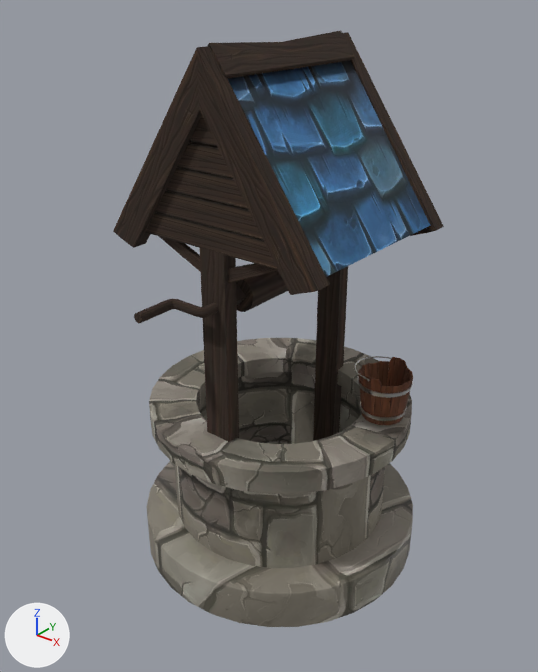
What one commit did to the FBX model Eldoria/Assets/Models/Farm/Poço.fbx.
Rendered twice from a 50 mm lens placed at (-7.16, 25.94, 7.28), pointed at (-12.58, 32.72, 3.08). Every picture has the same lights, and +X, +Y and +Z are marked at lower left. Where no turn or scale is listed for an object, it has been applied to the vertices.
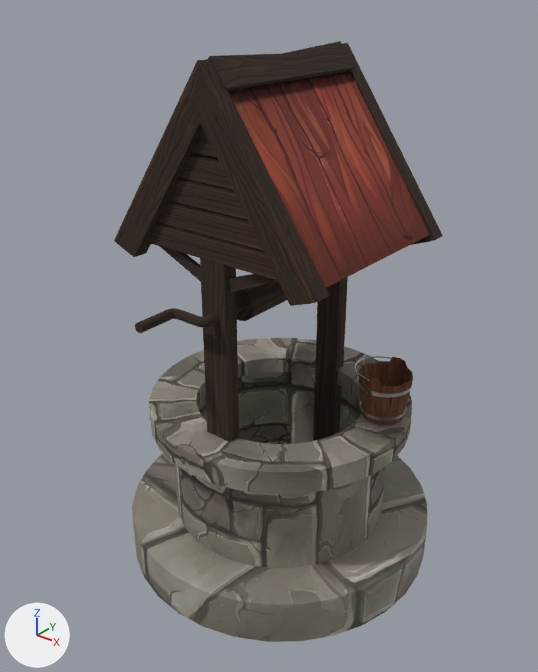
Where the change shows, as pixel boxes (x1, y1, x2, y2) in the pictures (538 x 672 px; the box of a moved part takes in the faces that stretch with it):
```json
{"object": "Cylinder.001", "change": "reshaped", "before": [147, 338, 413, 627], "after": [132, 338, 427, 642], "on screen": "11% wider"}
{"object": "Cube.016", "change": "surface changed, moved", "before": [146, 30, 430, 442], "after": [146, 41, 429, 442]}
{"object": "Cube.005", "change": "moved", "before": [113, 32, 444, 295], "after": [114, 43, 443, 306]}
{"object": "Cube.015", "change": "moved", "before": [134, 271, 288, 323], "after": [135, 282, 287, 333]}
{"part": 1, "of": "me_cylinder_001", "change": "moved or reshaped", "before": [147, 461, 210, 602], "after": [132, 453, 210, 613]}
{"part": 2, "of": "me_cylinder_001", "change": "moved or reshaped", "before": [367, 463, 413, 585], "after": [367, 455, 427, 594]}
{"part": 3, "of": "me_cylinder_001", "change": "moved or reshaped", "before": [187, 539, 395, 627], "after": [176, 539, 409, 642]}
```

Edits to the scene script, one JSON object a line:
```json
{"op": "add", "block": "img_telhado_8_png", "code": ["img_telhado_8_png = load_image('telhado 8.png', 'Materials/Poço/telhado 8.png', 512, 512, 'sRGB')"]}
{"op": "set", "path": "mat_poço_cobertura.texture", "old": "img_telhado_1_png", "new": "img_telhado_8_png"}
{"block": "me_cylinder_001", "where": "# used by ob_cylinder_001; location = (-12.51, 32.88, 1.46)"}
{"op": "remove", "block": "me_cylinder_001", "code": "me_cylinder_001.from_pydata(...)  # 480 vertices, 417 faces; spans x -1.92..1.92, y -1.92..1.92, z -1.55..0.71"}
{"op": "add", "block": "me_cylinder_001", "code": "me_cylinder_001.from_pydata(...)  # 480 vertices, 417 faces; spans x -2.12..2.12, y -2.12..2.12, z -1.58..0.71"}
{"block": "me_cylinder_001", "change": "me_cylinder_001 part 1: 32 of the vertices in x -1.88..0.0, y -1.92..-0.37, z -1.55..-0.99 are scaled about their middle by 1.1"}
{"block": "me_cylinder_001", "change": "me_cylinder_001 part 2: 32 of the vertices in x 0.37..1.92, y 0.0..1.88, z -1.55..-0.99 are scaled about their middle by 1.1"}
{"block": "me_cylinder_001", "change": "me_cylinder_001 part 3: 28 of the vertices in x 0.37..1.88, y -1.88..-0.37, z -1.55..-0.99 are scaled about their middle by 1.1"}
{"op": "set", "path": "ob_cube_015.location", "old": "(-12.51, 31.67, 3.9)", "new": "(-12.51, 31.67, 3.78)"}
{"op": "set", "path": "ob_cube_016.location", "old": "(-11.14, 32.88, 0.0)", "new": "(-11.14, 32.88, -0.12)"}
{"op": "set", "path": "ob_cube_005.location", "old": "(-11.14, 32.88, 0.0)", "new": "(-11.14, 32.88, -0.12)"}
```
